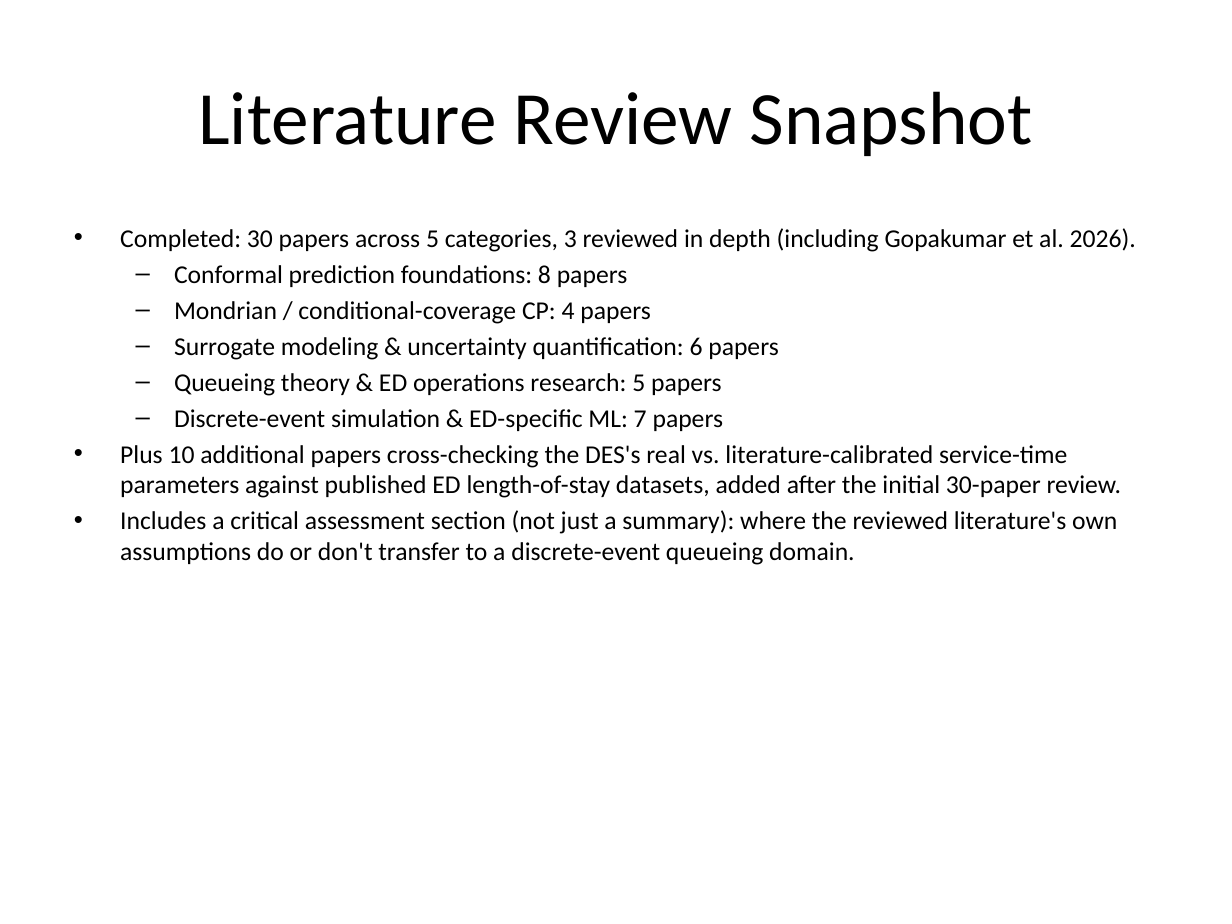
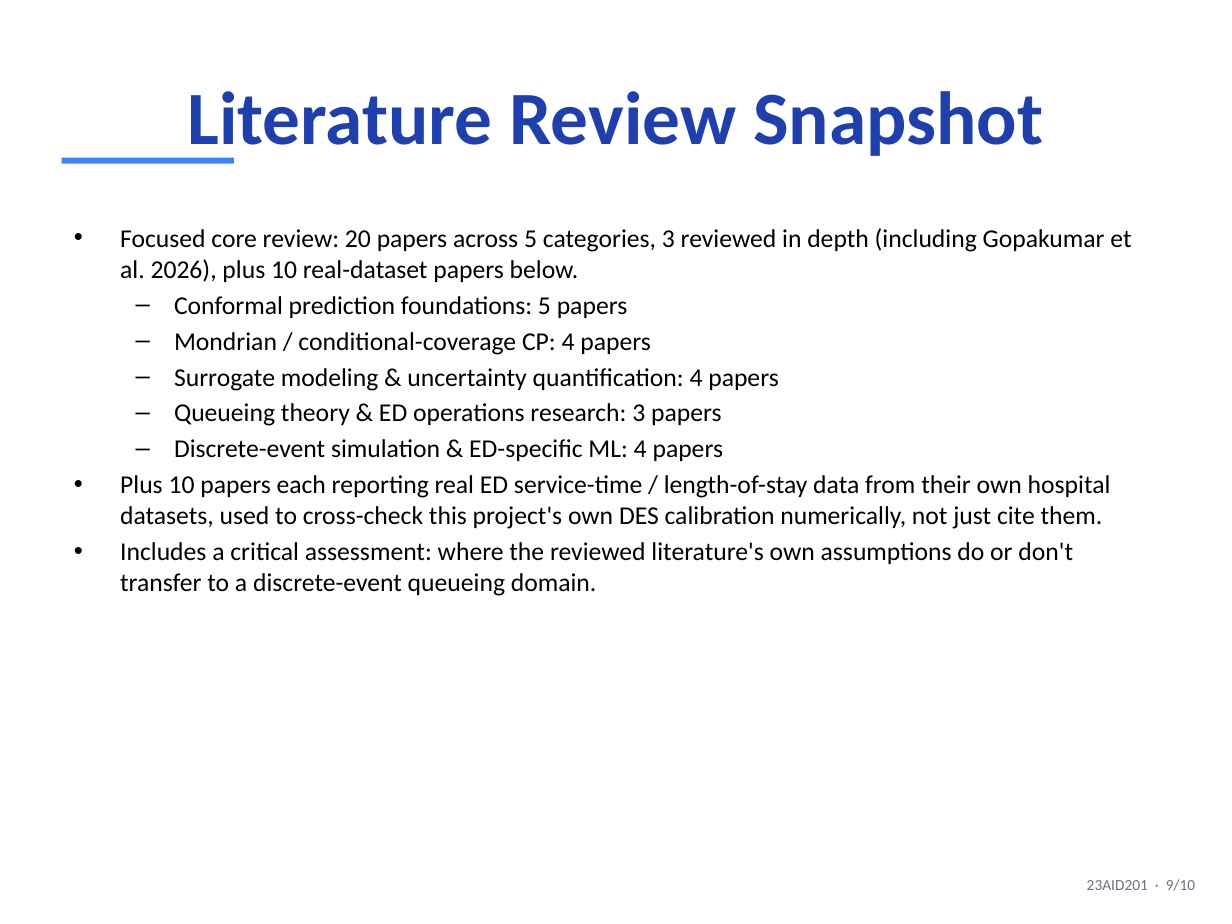
Before and after one commit to DUNE-ODYSSEY/Mondrian-Conformal-Prediction-On-Discrete-Event-Simulation, a slide deck: slide 9 of slides/mid_sem_presentation.pptx. Drawn at 1232x924 pixels with LibreOffice and Linux fonts; fonts in the diff are those of the drawing. Boxes give left, top, right and bottom in pixels: in the first picture for what was removed or moved away, otherwise in the second. Text is boxed around its words. In the diff, an @@ line names an element or a change of style, - is before the commit and + after.

Commit message:
Style mid-sem PPT to match other decks; trim lit review; simplify Future Scope
Visual: applies the same color palette used in zeroth_review.pptx /
full_project_results.pptx (dark navy title slide, accent-blue titles/table
headers/accent bars, slide-number footer) instead of PowerPoint's untouched
default theme.

Literature review slide: trimmed to a focused core set (20 papers, down
from 30) across the same 5 categories, while keeping all 10 real-dataset
cross-check papers in full, per instruction that dataset-related papers
must stay. Only this slide is trimmed - the book's actual literature
review (Chapter 2, all 40 papers) is unchanged.

Future Scope slide: dropped the week-number column entirely per feedback;
now a plain bullet list of planned work. Also fixed a factual mismatch
with the book found while syncing: two slides described Mondrian CP's
partition as "staffing level, shift, arrival-rate regime," but the actual
implementation and book only partition by staffing tercile x arrival-rate
tercile (2 covariates, 9 cells) - no separate "shift" dimension. Fixed on
both the Bridging Approach and Future Scope slides.

```diff
--- a/slides/mid_sem_presentation.pptx
+++ b/slides/mid_sem_presentation.pptx
@@ title "Literature Review Snapshot" at [188, 91, 1043, 161]: text colour #000000 to #1E40AF, bold on @@
@@ rectangle added at [62, 158, 234, 164], fill #3B82F6 @@
@@ text at [120, 228, 1131, 318]: text changed @@
-• Completed: 30 papers across 5 categories, 3 reviewed in depth (including Gopakumar et al. 2026).
-  – Conformal prediction foundations: 8 papers
+• Focused core review: 20 papers across 5 categories, 3 reviewed in depth (including Gopakumar et al. 2026), plus 10 real-dataset papers below.
+  – Conformal prediction foundations: 5 papers
@@ text at [120, 368, 1111, 596]: text changed @@
-  – Surrogate modeling & uncertainty quantification: 6 papers
-  – Queueing theory & ED operations research: 5 papers
-  – Discrete-event simulation & ED-specific ML: 7 papers
-• Plus 10 additional papers cross-checking the DES's real vs. literature-calibrated service-time parameters against published ED length-of-stay datasets, added after the initial 30-paper review.
-• Includes a critical assessment section (not just a summary): where the reviewed literature's own assumptions do or don't transfer to a discrete-event queueing domain.
+  – Surrogate modeling & uncertainty quantification: 4 papers
+  – Queueing theory & ED operations research: 3 papers
+  – Discrete-event simulation & ED-specific ML: 4 papers
+• Plus 10 papers each reporting real ED service-time / length-of-stay data from their own hospital datasets, used to cross-check this project's own DES calibration numerically, not just cite them.
+• Includes a critical assessment: where the reviewed literature's own assumptions do or don't transfer to a discrete-event queueing domain.
@@ text added at [1087, 879, 1195, 891], 9 pt, text #6B7280 @@
+23AID201 · 9/10
```
Also in this commit, not shown: 9 other slides changed, 1 other file.
